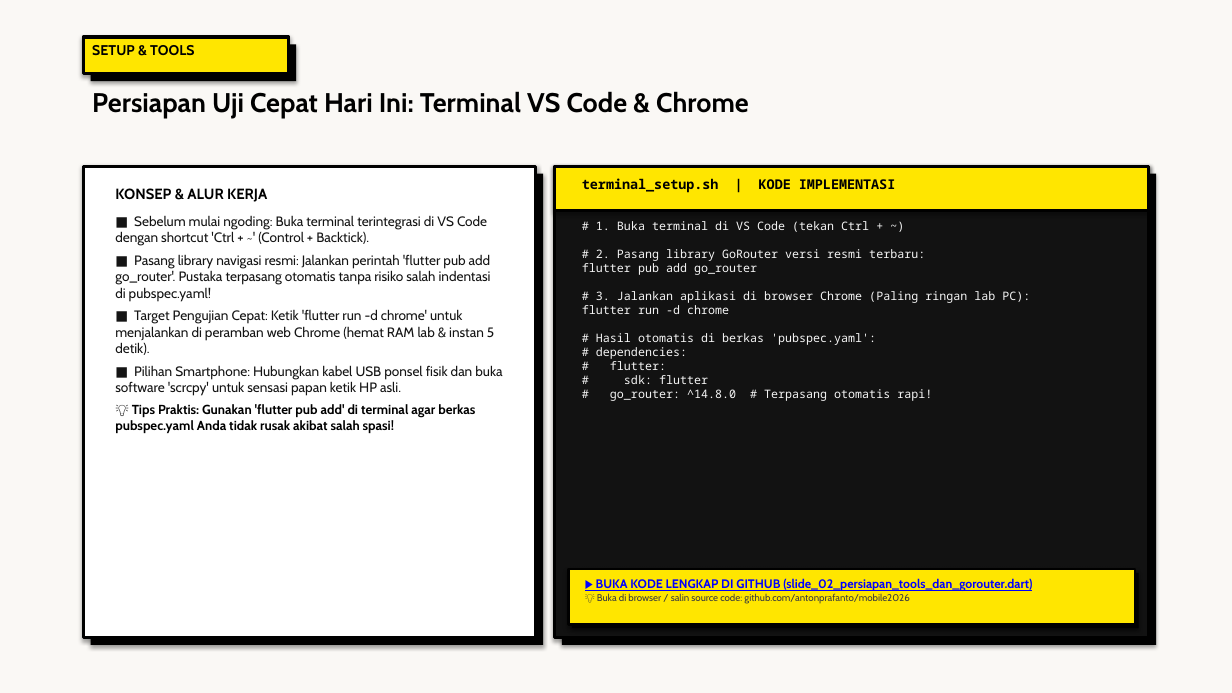
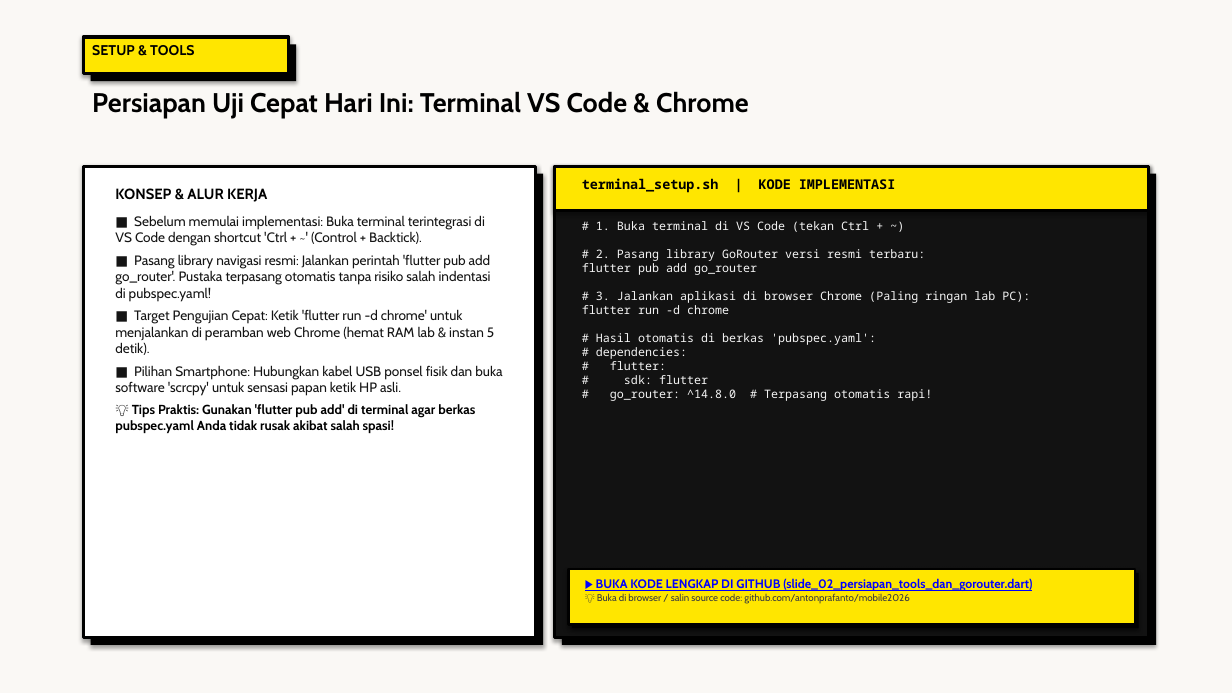
Before and after one commit to antonprafanto/mobile2026, a slide deck: slide 2 of 03_slide_presentasi/PERTEMUAN_04_Form_Handling_dan_GoRouter.pptx. Drawn at 1232x693 pixels with LibreOffice and Linux fonts; fonts in the diff are those of the drawing. Boxes give left, top, right and bottom in pixels: in the first picture for what was removed or moved away, otherwise in the second. Text is boxed around its words. In the diff, an @@ line names an element or a change of style, - is before the commit and + after.

```diff
--- a/03_slide_presentasi/PERTEMUAN_04_Form_Handling_dan_GoRouter.pptx
+++ b/03_slide_presentasi/PERTEMUAN_04_Form_Handling_dan_GoRouter.pptx
@@ text at box(115, 215, 484, 246): text changed @@
-■ Sebelum mulai ngoding: Buka terminal terintegrasi di VS Code dengan shortcut 'Ctrl + ~' (Control + Backtick).
+■ Sebelum memulai implementasi: Buka terminal terintegrasi di VS Code dengan shortcut 'Ctrl + ~' (Control + Backtick).
```
Also in this commit, not shown: 3 other slides changed, 22 other files.
